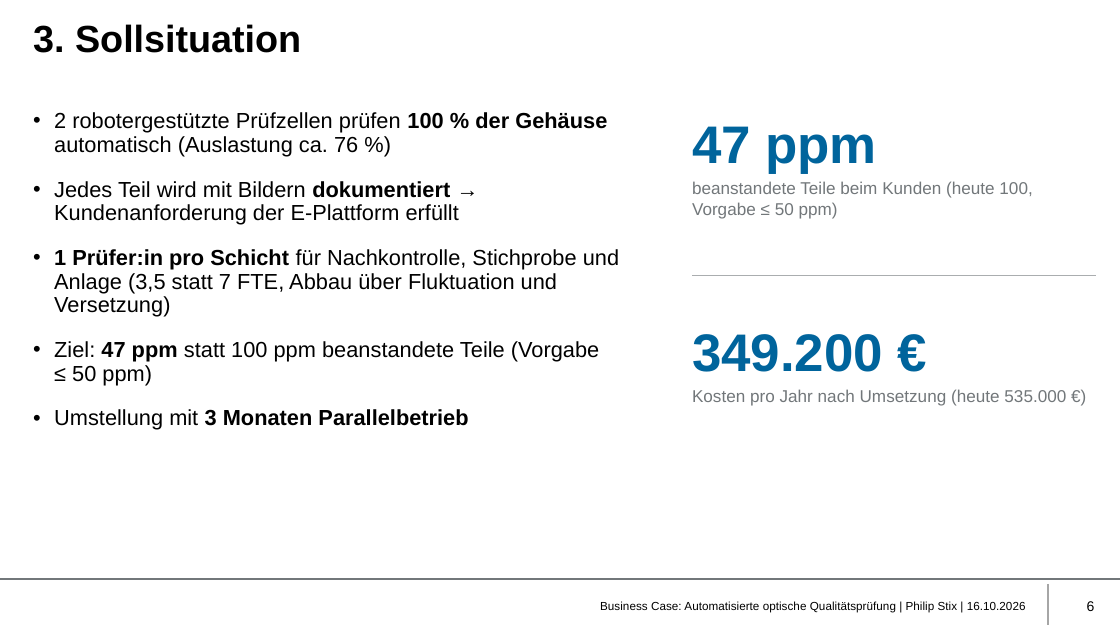
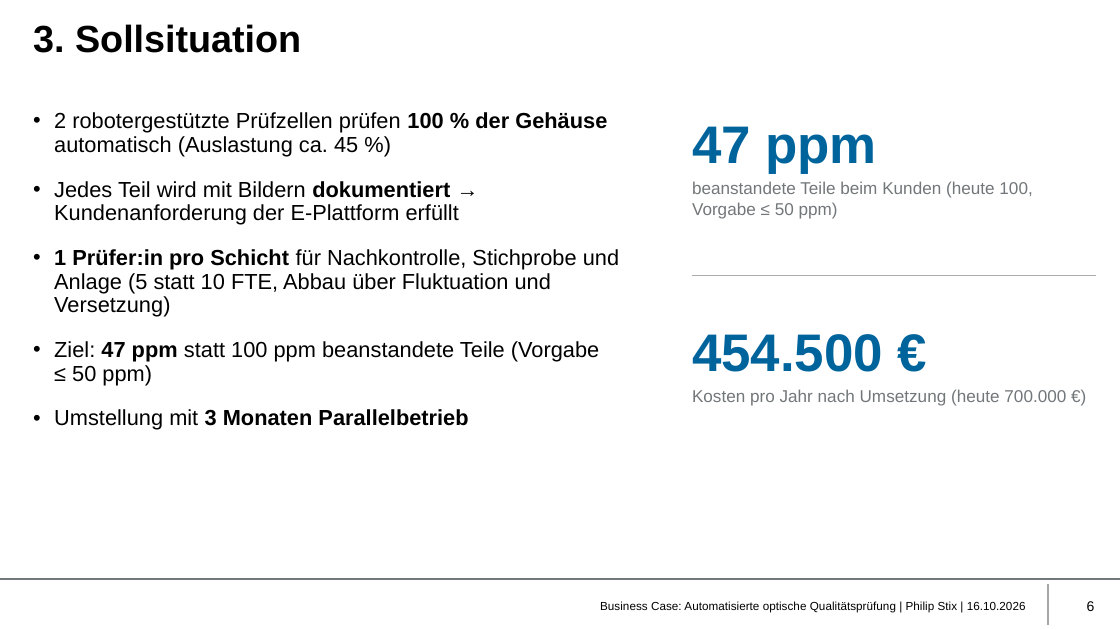
Before and after one commit to philip-stack/MRE3-bGUS, a slide deck: slide 6 of 01 Abgabe/Business Case Qualitätsprüfung - Philip Stix.pptx. Drawn at 1120x630 pixels with LibreOffice and Linux fonts; fonts in the diff are those of the drawing; background and template pictures are left out. Boxes give left, top, right and bottom in pixels: in the first picture for what was removed or moved away, otherwise in the second. Text is boxed around its words. In the diff, an @@ line names an element or a change of style, - is before the commit and + after.

```diff
--- a/01 Abgabe/Business Case Qualitätsprüfung - Philip Stix.pptx
+++ b/01 Abgabe/Business Case Qualitätsprüfung - Philip Stix.pptx
@@ text at (54, 112, 607, 156): text changed @@
-• 2 robotergestützte Prüfzellen prüfen 100 % der Gehäuse automatisch (Auslastung ca. 76 %)
+• 2 robotergestützte Prüfzellen prüfen 100 % der Gehäuse automatisch (Auslastung ca. 45 %)
@@ text at (54, 249, 619, 317): text changed @@
-• 1 Prüfer:in pro Schicht für Nachkontrolle, Stichprobe und Anlage (3,5 statt 7 FTE, Abbau über Fluktuation und Versetzung)
+• 1 Prüfer:in pro Schicht für Nachkontrolle, Stichprobe und Anlage (5 statt 10 FTE, Abbau über Fluktuation und Versetzung)
@@ text at (692, 334, 883, 372): text changed @@
-349.200 €
+454.500 €
@@ text at (692, 389, 1066, 406): text changed @@
-Kosten pro Jahr nach Umsetzung (heute 535.000 €)
+Kosten pro Jahr nach Umsetzung (heute 700.000 €)
```
Also in this commit, not shown: 8 other slides changed, 2 other files.
